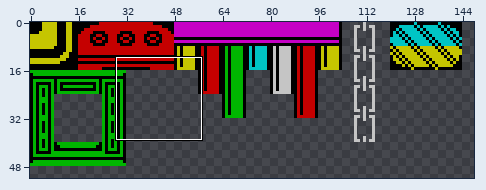
Sprite sheet, stored at images/tiles2.gif. The picture above shows the old version from afar; the outline marks the close-up.
Close-up. As it was:
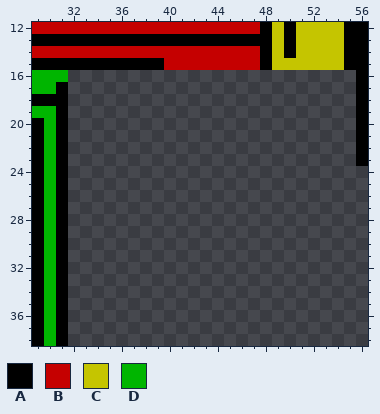
The file is 400x256 pixels, drawn in blocks of 2x2; one block is one cell here. Shown: x 29..56, y 12..38. The wide view leaves out empty margins.
Palette (. is transparent): A #000000  B #c50000  C #c5c500  D #00b500
Pixels before, first column x 29:
12 BBBBBBBBBBBBBBBBBBBACACCCCAA
13 AAAAAAAAAAAAAAAAAAAACACCCCAA
14 BBBBBBBBBBBBBBBBBBBACACCCCAA
15 AAAAAAAAAAABBBBBBBBACCCCCCAA
16 DDD........................A
17 DDA........................A
18 AAA........................A
19 DDA........................A
20 ADA........................A
21 ADA........................A
22 ADA........................A
23 ADA........................A
24 ADA.........................
25 ADA.........................
26 ADA.........................
27 ADA.........................
28 ADA.........................
29 ADA.........................
30 ADA.........................
31 ADA.........................
32 ADA.........................
33 ADA.........................
34 ADA.........................
35 ADA.........................
36 ADA.........................
37 ADA.........................
38 ADA.........................
Now the later version:
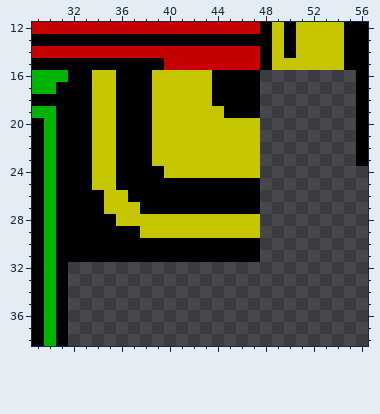
The edit:
Colour A is added in rows 16 to 18 at x 32 to 33, 36 to 38 and 44 to 47; in row 19 at x 32 to 33, 36 to 38 and 45 to 47; in rows 20 to 23 at x 32 to 33 and 36 to 38; in row 24 at x 32 to 33 and 36 to 39; in row 25 at x 32 to 33 and 36 to 47; in row 26 at x 32 to 34 and 37 to 47.
Colour A is added in row 27 at x 32 to 34 and 38 to 47; in row 28 at x 32 to 35; in row 29 at x 32 to 37; in rows 30 to 31 at x 32 to 47.
Colour C is added in rows 16 to 18 at x 34 to 35 and 39 to 43; in row 19 at x 34 to 35 and 39 to 44; in rows 20 to 23 at x 34 to 35 and 39 to 47; in row 24 at x 34 to 35 and 40 to 47; in row 25 at x 34 to 35; in row 26 at x 35 to 36.
Colour C is added in row 27 at x 35 to 37; in row 28 at x 36 to 47; in row 29 at x 38 to 47.
Pixel boxes of the changes (left, top, right, bottom) in both close-ups:
added: (68, 70, 260, 262)
